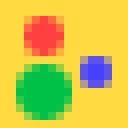
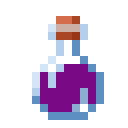
Revision of a layered 128 x 128 image; what changed, layer by layer:
added layer "chicha.png" above "titanium" over [32, 16, 104, 120]
renamed "dulces" to "candy", hid it over [16, 16, 112, 120]
renamed "Layer" to "candy_block", hid it, painted on it over [0, 0, 128, 128]
